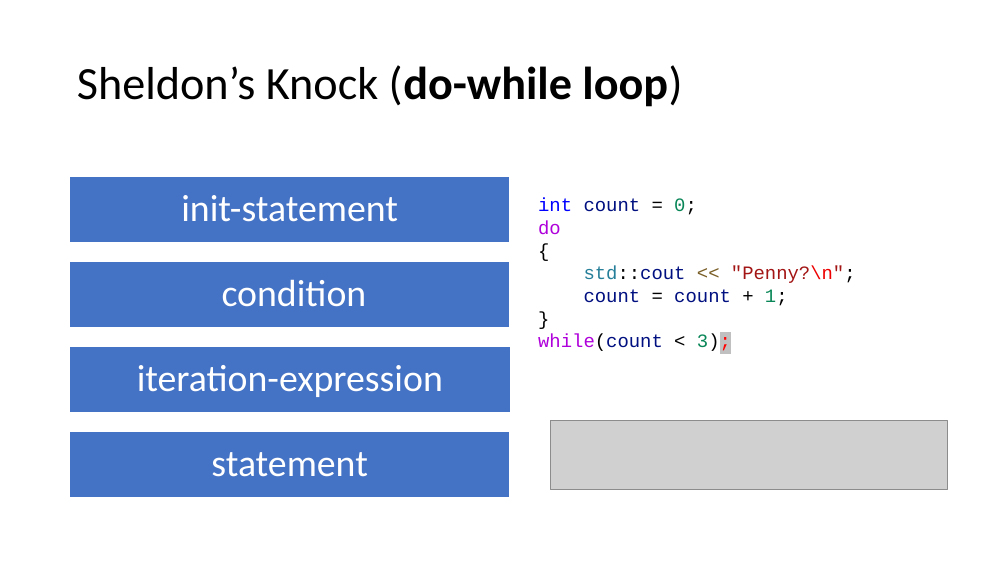
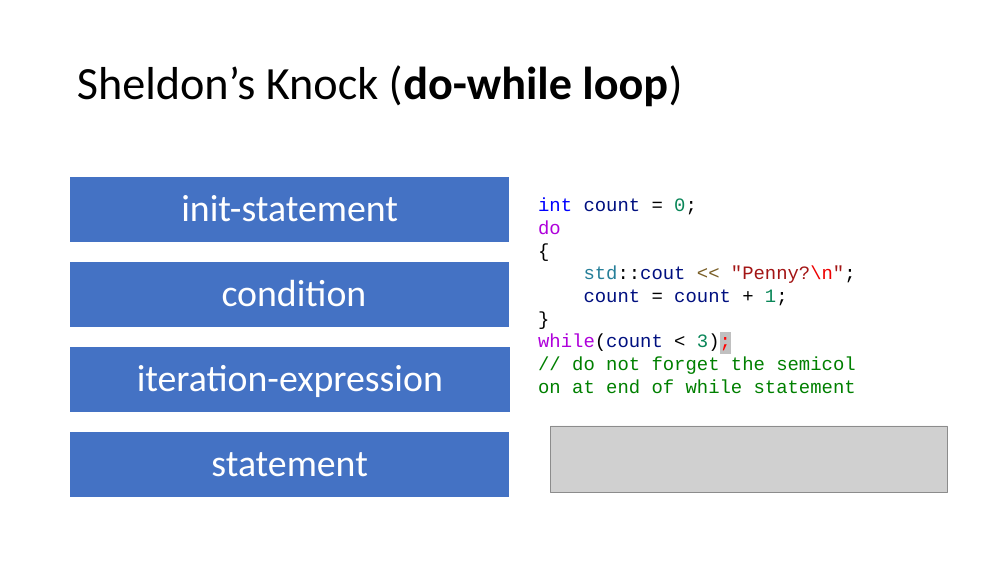
Before and after one commit to CNOCycle/cpp_tutorial, a slide deck: slide 15 of 06-loop/00-loop.pptx. Drawn at 1008x567 pixels with LibreOffice and Linux fonts; fonts in the diff are those of the drawing; grey boxes stand for pictures. Boxes give left, top, right and bottom in pixels: in the first picture for what was removed or moved away, otherwise in the second. Text is boxed around its words. In the diff, an @@ line names an element or a change of style, - is before the commit and + after.

```diff
--- a/06-loop/00-loop.pptx
+++ b/06-loop/00-loop.pptx
@@ text at (572,357,856,394): paragraph added @@
+// do not forget the semicolon at end of while statement
@@ picture: place and size @@
-picture at (551,420,948,490)
+picture at (551,426,948,492)
```
Also in this commit, not shown: 2 other slides changed, 4 slides added, 5 other files.
